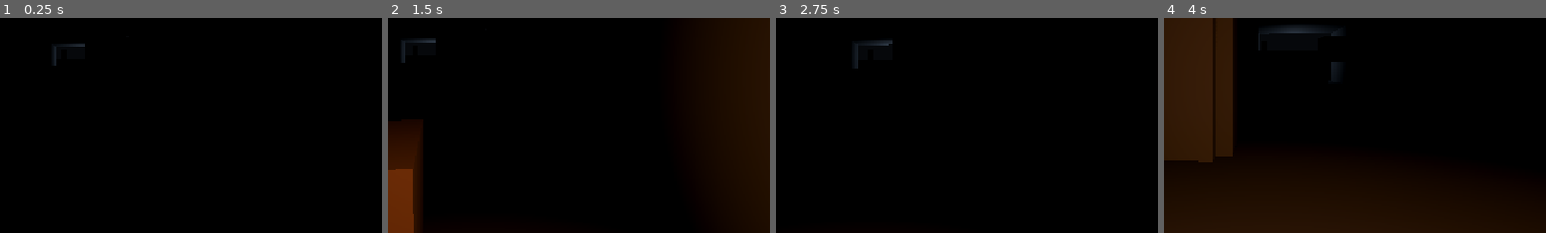
Above: before the commit, frames 1-4 (left to right).
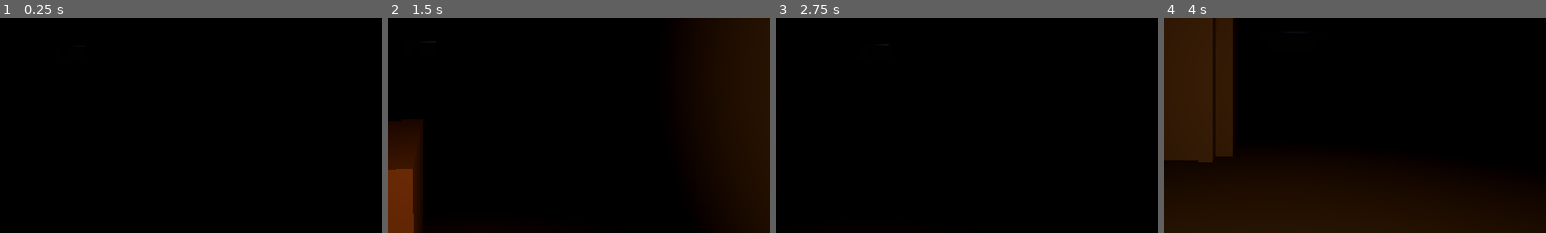
Above: after the commit, the same moments.

Repository: dawidseipold/blind-step
Game: Godot game, scene res://light_course.tscn
Same seed, same stepped clock (60 frames per second), same inputs: the game is played once before the commit and once after it.
Inputs (mouse positions are % of the whole screen's width and height, from its top left):
- Up to frame 1 (0.25 s): no input
- Up to frame 2 (1.5 s): tap Enter at 0.5 s; move the mouse to (49, 52) at 0.52 s; hold Ctrl (crouch) 0.53-1.28 s; hold W (walk_forward) from 0.53 s (still down); click (49, 52) at 0.67 s; tap Space at 1.25 s; move the mouse to (57, 51) at 1.27 s; tap F (flashlight) at 1.35 s
- Up to frame 3 (2.75 s): keep holding W (walk_forward); move the mouse to (42, 49) at 2.02 s; hold R (replace_cell) from 2.03 s (still down)
- Up to frame 4 (4 s): tap Enter at 2.75 s; move the mouse to (51, 50) at 2.77 s; release W (walk_forward) at 2.78 s; release R (replace_cell) at 2.78 s; hold A (walk_left) 2.78-3.53 s; tap Shift (sprint) at 2.85 s; click (51, 50) at 2.92 s; move the mouse to (46, 48) at 3.52 s; hold W (walk_forward) from 3.53 s (still down); hold Ctrl (crouch) from 3.53 s (still down)
The pictures show only the part of the screen within x 39-89%, y 39-89%; the shares and areas given below are measured in that part.

The runs differ from the first frame. In frame 1, 0.1% of the frame differs, in the area x 14-23%, y 12-23%; in frame 2, 0.2%; in frame 3, 0.3%; in frame 4, 0.6%, in the area x 24-46%, y 3-30%.

Commit message:
T29 Przyciemnij trasę i wygładź krawędź pamięci światła

Diff:
--- a/game/blind-step/light_course.gd
+++ b/game/blind-step/light_course.gd
@@ -11,11 +11,13 @@
 var normals := PackedVector3Array()
 var colors := PackedColorArray()
 var coordinates := PackedVector2Array()
+var face_layout := PackedFloat32Array()
 var triangles := PackedInt32Array()
 var exposure: Image
 var exposure_texture: ImageTexture
 var material := ShaderMaterial.new()
 var elapsed := 0.0
+var trace_until := 0.0
 var until_sample := 0.0
 var previous_source := 0
 
@@ -32,10 +34,11 @@
 	arrays[Mesh.ARRAY_VERTEX] = points
 	arrays[Mesh.ARRAY_NORMAL] = normals
 	arrays[Mesh.ARRAY_COLOR] = colors
-	arrays[Mesh.ARRAY_TEX_UV2] = coordinates
+	arrays[Mesh.ARRAY_TEX_UV] = coordinates
+	arrays[Mesh.ARRAY_CUSTOM0] = face_layout
 	arrays[Mesh.ARRAY_INDEX] = triangles
 	var mesh := ArrayMesh.new()
-	mesh.add_surface_from_arrays(Mesh.PRIMITIVE_TRIANGLES, arrays)
+	mesh.add_surface_from_arrays(Mesh.PRIMITIVE_TRIANGLES, arrays, [], {}, Mesh.ARRAY_CUSTOM_RGB_FLOAT << Mesh.ARRAY_FORMAT_CUSTOM0_SHIFT)
 	exposure = Image.create_empty(ATLAS_WIDTH, ceili(float(points.size()) / ATLAS_WIDTH), false, Image.FORMAT_RGBAF)
 	exposure.fill(Color(0, 0, 0, 0))
 	exposure_texture = ImageTexture.create_from_image(exposure)
@@ -57,13 +60,17 @@
 		tint = Color(0.23, 0.25, 0.26)
 	elif object_name.begins_with("Crate") or object_name.begins_with("Shelf"):
 		tint = Color(0.42, 0.31, 0.21)
+	var first_sample := points.size()
 	for y in range(ny + 1):
 		for x in range(nx + 1):
 			var i := points.size()
 			points.append(origin + u * width * x / nx + v * height * y / ny)
 			normals.append(normal)
 			colors.append(tint)
-			coordinates.append(Vector2(i % ATLAS_WIDTH, floori(float(i) / ATLAS_WIDTH)))
+			coordinates.append(Vector2(x, y))
+			face_layout.append(first_sample)
+			face_layout.append(nx + 1)
+			face_layout.append(ny + 1)
 			if x < nx and y < ny:
 				triangles.append_array(PackedInt32Array([i, i+1, i+nx+1, i+1, i+nx+2, i+nx+1]))
 
@@ -115,3 +122,5 @@
 			stamp.b = strength
 		exposure.set_pixel(x, y, stamp)
 	exposure_texture.update(exposure)
+	trace_until = maxf(trace_until, elapsed + (3.5 if torch else 1.8))
+	material.set_shader_parameter("trace_until", trace_until)
--- a/game/blind-step/light_course.tscn
+++ b/game/blind-step/light_course.tscn
@@ -6,10 +6,10 @@
 
 [sub_resource type="Environment" id="Night"]
 background_mode = 1
-background_color = Color(0.025, 0.032, 0.042, 1)
+background_color = Color(0.003, 0.004, 0.005, 1)
 ambient_light_source = 2
 ambient_light_color = Color(0.15, 0.18, 0.22, 1)
-ambient_light_energy = 0.13
+ambient_light_energy = 0.008
 reflected_light_source = 1
 
 [sub_resource type="BoxShape3D" id="HallFloor"]
@@ -102,8 +102,8 @@
 [node name="ExitLight" type="OmniLight3D" parent="."]
 position = Vector3(0, 2.3, -20.5)
 light_color = Color(0.63, 0.73, 0.86, 1)
-light_energy = 0.6
-omni_range = 5.0
+light_energy = 0.10
+omni_range = 2.2
 shadow_enabled = true
 
 [node name="Geometry" type="StaticBody3D" parent="."]
--- a/game/blind-step/surface_memory.gdshader
+++ b/game/blind-step/surface_memory.gdshader
@@ -2,16 +2,41 @@
 
 uniform sampler2D exposure_map : filter_nearest, repeat_disable;
 uniform float clock_seconds;
-varying float remembered;
+uniform float trace_until;
+varying flat ivec3 face_grid;
 
 void vertex() {
-	vec4 expiry = texelFetch(exposure_map, ivec2(UV2), 0);
-	float match_trace = clamp((expiry.x - clock_seconds) / 1.8, 0.0, 1.0);
-	float torch_trace = clamp((expiry.y - clock_seconds) / 3.5, 0.0, 1.0);
-	remembered = max(match_trace * expiry.b * 0.13, torch_trace * expiry.a * 0.22);
+	face_grid = ivec3(round(CUSTOM0.xyz));
+}
+
+// Cubic B-spline weights for four adjacent samples on one axis.
+vec4 weights(float t) {
+	float s = 1.0 - t;
+	return vec4(s*s*s, 4.0 - 6.0*t*t + 3.0*t*t*t,
+			1.0 + 3.0*t + 3.0*t*t - 3.0*t*t*t, t*t*t) / 6.0;
+}
+
+float sample_trace(ivec2 cell, int atlas_width) {
+	cell = clamp(cell, ivec2(0), face_grid.yz - ivec2(1));
+	int i = face_grid.x + cell.y * face_grid.y + cell.x;
+	vec4 stamp = texelFetch(exposure_map, ivec2(i % atlas_width, i / atlas_width), 0);
+	vec2 fade = clamp((stamp.rg - clock_seconds) / vec2(1.8, 3.5), vec2(0.0), vec2(1.0));
+	return max(fade.x * stamp.b * 0.13, fade.y * stamp.a * 0.22);
 }
 
 void fragment() {
+	float remembered = 0.0;
+	if (clock_seconds < trace_until) {
+		ivec2 base = ivec2(floor(UV)) - ivec2(1);
+		vec4 wx = weights(fract(UV.x));
+		vec4 wy = weights(fract(UV.y));
+		int width = textureSize(exposure_map, 0).x;
+		for (int y = 0; y < 4; y++) {
+			for (int x = 0; x < 4; x++) {
+				remembered += wx[x] * wy[y] * sample_trace(base + ivec2(x,y), width);
+			}
+		}
+	}
 	ALBEDO = COLOR.rgb;
 	ROUGHNESS = 0.95;
 	EMISSION = COLOR.rgb * vec3(0.65, 0.78, 1.0) * remembered;
Not shown, changed: ROADMAP.md
Not shown, changed: docs/latarka.md
Not shown, changed: sync-issues.ps1
